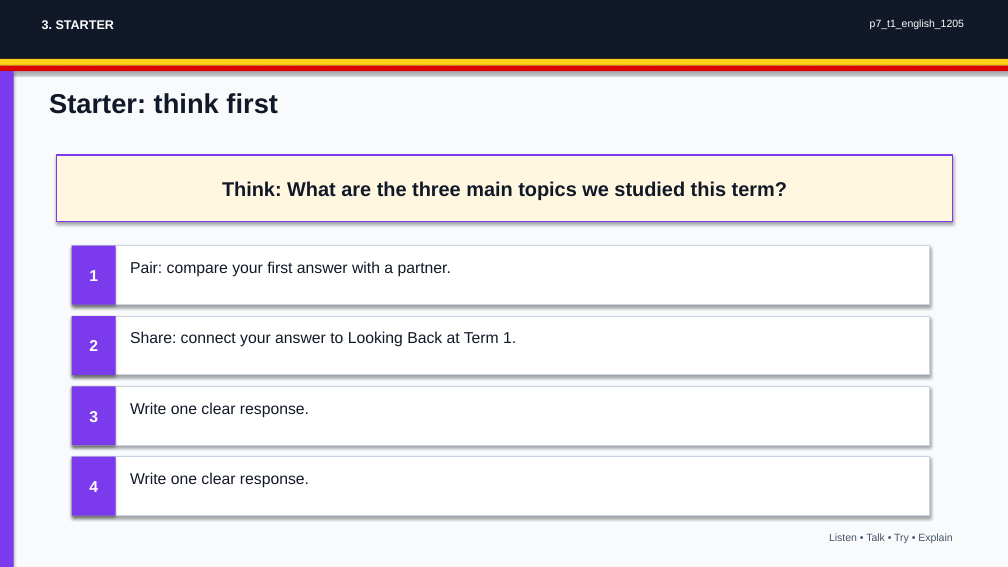
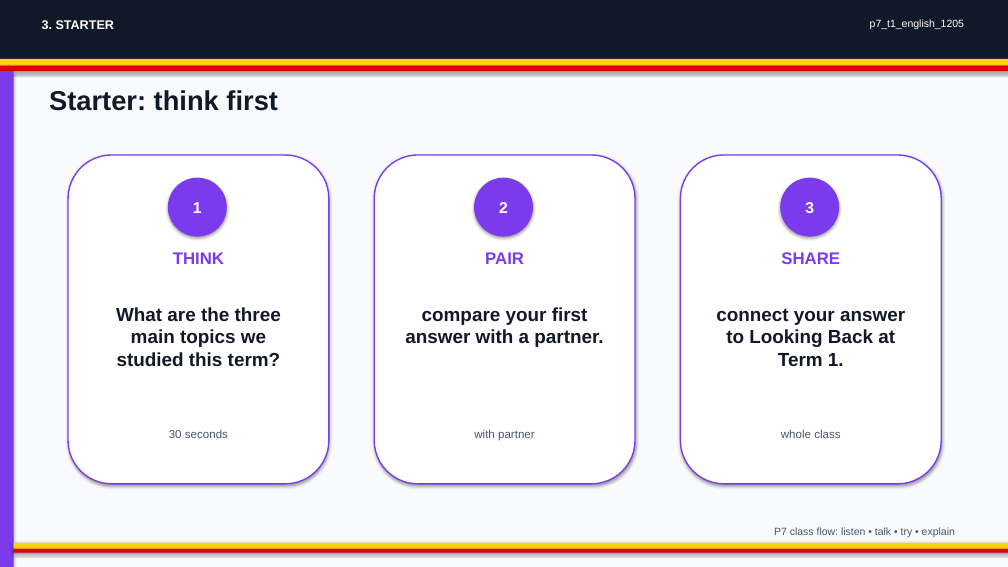
Before and after one commit to yousunjung84-edu/uganda-p7-mvp-20260629, a slide deck: slide 3 of uganda-p7-mvp/p7_t1_english_1205/p7_t1_english_1205.pptx. Drawn at 1008x567 pixels with LibreOffice and Linux fonts; fonts in the diff are those of the drawing. Boxes give left, top, right and bottom in pixels: in the first picture for what was removed or moved away, otherwise in the second. Text is boxed around its words. In the diff, an @@ line names an element or a change of style, - is before the commit and + after.

Commit message:
Publish upgraded classroom decks

```diff
--- a/uganda-p7-mvp/p7_t1_english_1205/p7_t1_english_1205.pptx
+++ b/uganda-p7-mvp/p7_t1_english_1205/p7_t1_english_1205.pptx
@@ rounded rectangle added at (x1=68, y1=155, x2=329, y2=484), fill #FFFFFF, outline #7C3AED 1.3 pt @@
@@ ellipse "1" resized from (x1=72, y1=246, x2=116, y2=305) to (x1=168, y1=178, x2=227, y2=237) @@
@@ rounded rectangle added at (x1=374, y1=155, x2=635, y2=484), fill #FFFFFF, outline #7C3AED 1.3 pt @@
@@ ellipse "2" resized from (x1=72, y1=316, x2=116, y2=375) to (x1=474, y1=178, x2=533, y2=237) @@
@@ rounded rectangle added at (x1=681, y1=155, x2=941, y2=484), fill #FFFFFF, outline #7C3AED 1.3 pt @@
@@ rectangle to ellipse in 3 elements at (x1=168, y1=178, x2=227, y2=237), (x1=474, y1=178, x2=533, y2=237), (x1=780, y1=178, x2=839, y2=237) @@
@@ ellipse "3" resized from (x1=72, y1=386, x2=116, y2=445) to (x1=780, y1=178, x2=839, y2=237) @@
@@ rectangle removed at (x1=72, y1=246, x2=930, y2=305) @@
@@ text added at (x1=173, y1=252, x2=224, y2=264), 16 pt, text #7C3AED, bold @@
+THINK
@@ text added at (x1=485, y1=252, x2=524, y2=264), 16 pt, text #7C3AED, bold @@
+PAIR
@@ text added at (x1=781, y1=252, x2=840, y2=264), 16 pt, text #7C3AED, bold @@
+SHARE
@@ rectangle removed at (x1=72, y1=316, x2=930, y2=375) @@
@@ text "What are the three main ..." moved from (x1=57, y1=155, x2=953, y2=222) to (x1=116, y1=307, x2=281, y2=366) @@
@@ text "What are the three main ..." at (x1=116, y1=307, x2=281, y2=366): vertical alignment middle to top; fill #FFF7E0 to none; outline #7C3AED 1.4 pt to none; shadow off @@
@@ text at (x1=116, y1=307, x2=281, y2=366): text changed; size 19 to 18 pt @@
-Think: What are the three main topics we studied this term?
+What are the three main topics we studied this term?
@@ text at (x1=405, y1=307, x2=603, y2=347): text changed; size 15 to 18 pt; bold on @@
-Pair: compare your first answer with a partner.
+compare your first answer with a partner.
@@ text at (x1=716, y1=308, x2=905, y2=366): text changed; size 15 to 18 pt; bold on @@
-Share: connect your answer to Looking Back at Term 1.
+connect your answer to Looking Back at Term 1.
@@ rectangle removed at (x1=72, y1=386, x2=930, y2=445) @@
@@ text removed at (x1=130, y1=402, x2=309, y2=418) @@
-Write one clear response.
@@ text added at (x1=169, y1=429, x2=228, y2=438), 11 pt, text #475569 @@
+30 seconds
@@ text added at (x1=474, y1=429, x2=535, y2=441), 11 pt, text #475569 @@
+with partner
@@ text added at (x1=781, y1=429, x2=840, y2=438), 11 pt, text #475569 @@
+whole class
@@ rectangle removed at (x1=72, y1=457, x2=116, y2=516) @@
-4
@@ text removed at (x1=130, y1=472, x2=309, y2=488) @@
-Write one clear response.
@@ text at (x1=774, y1=527, x2=955, y2=537): text changed @@
-Listen • Talk • Try • Explain
+P7 class flow: listen • talk • try • explain
@@ rectangle resized from (x1=72, y1=457, x2=930, y2=516) to (x1=14, y1=543, x2=1008, y2=549) @@
@@ rectangle at (x1=14, y1=543, x2=1008, y2=549): fill #FFFFFF to #FCD116; outline #CBD5E1 0.9 pt to none @@
@@ rectangle added at (x1=14, y1=549, x2=1008, y2=553), fill #D90000 @@
```
Also in this commit, not shown: 7 other slides changed, 34 other files.
